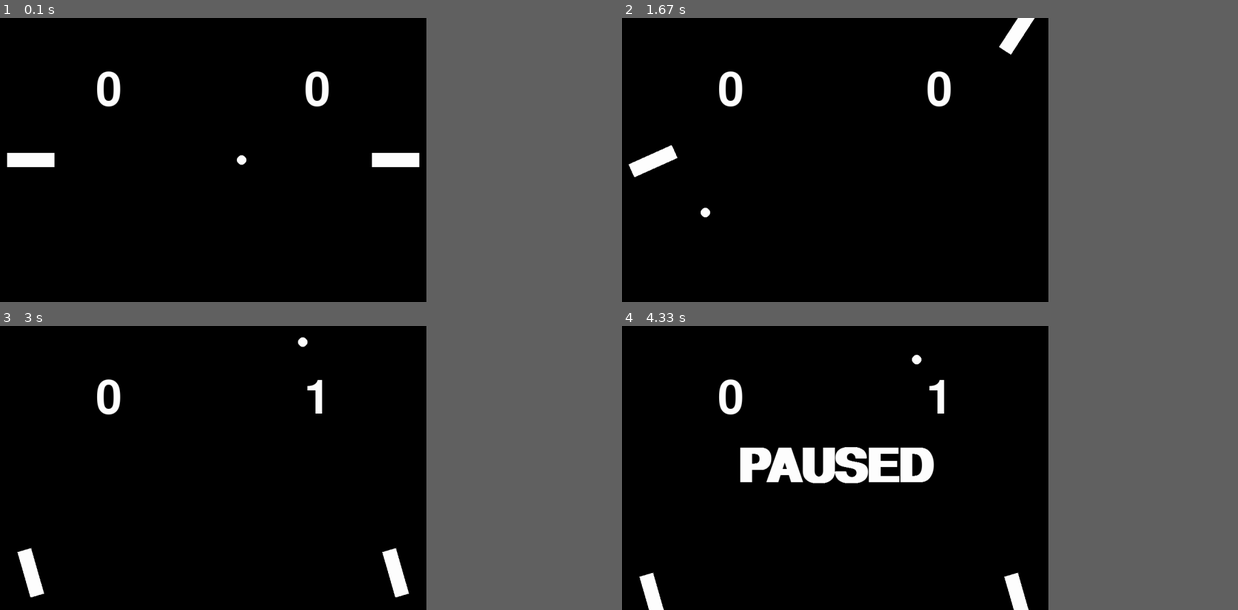
Above: before the commit, frames 1-4 (two rows, left to right).
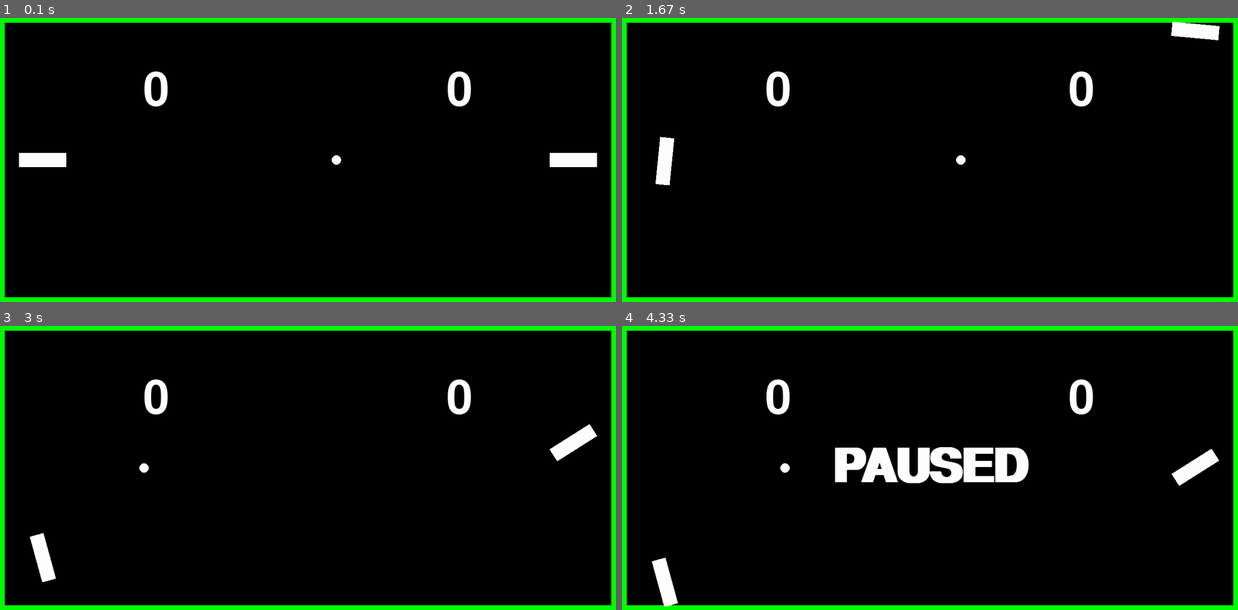
Above: after the commit, the same moments.

Repository: ericxu-25/mugic-pypong
Game: pygame game, started from pypong.py
The game is run twice, just before and just after one commit, with the same random seed, the same clock (stepped at 60 frames per second) and the same inputs.
Inputs:
- Up to frame 1 (0.1 s): no input
- Up to frame 2 (1.67 s): hold S 0.33-0.8 s; hold Right 0.33-0.8 s; hold Right 0.83-1.3 s; hold D 0.83-1.3 s; hold Up 1.33-1.63 s; hold W 1.33-1.63 s
- Up to frame 3 (3 s): hold Right 1.67-2.13 s; hold D 1.67-2.13 s; hold Left 2.17-2.7 s; hold A 2.17-2.7 s; hold Down from 2.73 s (still down); hold S from 2.73 s (still down)
- Up to frame 4 (4.33 s): release Down at 3.03 s; release S at 3.03 s; hold P 3.07-3.47 s; hold Left 3.07-3.47 s; hold A 3.07-3.47 s
In our replay, the window is 623x415 before the commit and 900x415 after it. These sizes can differ from the game's own. Grey fills any space a smaller window leaves; there, only what the larger window draws over its background counts as a difference.

The runs differ from the first frame. In frame 1, 7.2% of the frame differs, in the area x 0-100%, y 0-100%; in frame 2, 7.4%; in frame 3, 7.7%; in frame 4, 11%.

Commit message:
WIP rotation physics, Window

Diff:
--- a/pypong.py
+++ b/pypong.py
@@ -25,9 +25,29 @@
     white = (255, 255, 255)
     green = (0, 255, 0)
 
-WIDTH, HEIGHT = 900, 600
+WIDTH, HEIGHT = 1300, 600
 
 # HELPERS
+class Key():
+    def __init__(self, key_event):
+        if key_event.type == pygame.KEYDOWN:
+            self.down = True
+        elif key_event.type == pygame.KEYUP:
+            self.down = False
+        if pygame.key.get_mods() & pygame.KMOD_SHIFT:
+            self.shift = True
+        else: self.shift = False
+        if pygame.key.get_mods() & pygame.KMOD_CTRL:
+            self.control = True
+        else: control = False
+        if pygame.key.get_mods() & pygame.KMOD_ALT:
+            self.alt = True
+        else: self.alt = False
+        self.key = key_event.key
+
+    def __eq__(self, other):
+        return self.key == other
+
 class GameSprite(pygame.sprite.DirtySprite):
     def __init__(self, game):
         super().__init__()
@@ -262,23 +282,24 @@
         return self
 
 class Game:
-    def __init__(self):
+    def __init__(self, w = None, h = None):
         self.name = "game"
-        self.fps = 30
         self.sprites = pygame.sprite.LayeredDirty()
         self._pause = False
-        self.vsync = 1
         padding = (10, 10, 10, 10)
-        self._init_screen(padding, WIDTH, HEIGHT)
+        self._window = Window(self)
+        if w == None: w = WIDTH
+        if h == None: h = HEIGHT
+        self._init_screen(padding, w, h)
 
     def _init_screen(self, padding, w, h):
         self._padding = padding
+        self.screen_ratio = w/h
         self._width = w - padding[0] - padding[1]
         self._height = h - padding[2] - padding[3]
-        self.screen_ratio = self._width/self._height
         self._scale = 1
         self.base_background = pygame.Surface((w, h))
-        self.base_background.fill(Color.black)
+        self.base_background.fill(Color.green)
         game_space = pygame.Rect((padding[0], padding[1]),
                                  (self._width, self._height))
         pygame.draw.rect(self.base_background,
@@ -287,120 +308,242 @@
         self.background = self.base_background
         self.refresh()
 
+    @property
+    def width(self):
+        return self._scale*(self._width + self._padding[0] + self._padding[1])
+
+    @property
+    def height(self):
+        return self._scale*(self._height + self._padding[1] + self._padding[2])
+
     def refresh(self):
-        self._redraw_screen()
+        self._redraw()
 
     def start(self):
         self.refresh()
         self._reset()
-        self.clock = pygame.time.Clock()
-        self.stop = False
-        while not self.stop:
-            self._tick()
-
-    def quit(self):
-        self.stop = True
 
     def _add_sprite(self, *sprites):
         self.sprites.add(sprites)
 
-    def _resize_screen(self, w, h):
+    def _resize(self, scale):
+        self._scale = scale
+        self.background = pygame.transform.scale(
+            self.base_background, (self.width, self.height))
+        for sprite in self.sprites:
+            sprite._update_image()
+        self.refresh()
+
+    def _draw_sprites(self):
+        self.sprites.clear(self.screen, self.background)
+        self.sprites.draw(self.screen)
+        pygame.display.update()
+
+    def _redraw(self):
+        scale = self._scale
+        self.screen = pygame.Surface((self.width, self.height))
+        self.screen.blit(self.background, (0, 0))
+        for sprite in self.sprites:
+            sprite._redraw()
+        self._draw_sprites()
+
+    def _handle_event(self, event):
+        if event.type in (pygame.KEYDOWN, pygame.KEYUP):
+            self._handle_key(event)
+
+    def unpause(self):
+        self._pause = False
+
+    def pause(self):
+        self._pause = True
+
+    def _game_loop(self):
+        self._update()
+        self.sprites.update()
+        self._draw_sprites()
+
+    def _tick(self):
+        if self._pause == False:
+            self._game_loop()
+
+    @property
+    def left(self):
+        return 0
+
+    @property
+    def right(self):
+        return self._width
+
+    @property
+    def top(self):
+        return 0
+
+    @property
+    def bottom(self):
+        return self._height
+
+    @property
+    def fps(self):
+        return self._window.fps
+
+    @fps.setter
+    def fps(self, fps):
+        self._window.fps = fps
+
+    # functions to override
+    def _handle_key(self, event):
+        return
+
+    def _update(self):
+        return
+
+    def _reset(self):
+        return
+
+    def _save(self):
+        return
+
+    def _load(self):
+        return
+
+class Window:
+    def __new__(cls, game = None):
+        if not hasattr(cls, 'singleton'):
+            cls.singleton = super().__new__(cls)
+            cls.singleton.initialize()
+        if game != None: cls.singleton.addGame(game)
+        return cls.singleton
+
+    def initialize(self):
+        global WIDTH
+        global HEIGHT
+        self.name = "Nameless Window"
+        self.vsync = 1
+        self.games = set()
+        self.focused_games = set()
+        self.fps = 30
+        padding = [10, 10, 10, 10]
+        self._init_window(padding, WIDTH, HEIGHT)
+
+
+    def _init_window(self, padding, w, h):
+        self._width = WIDTH
+        self._height = HEIGHT
+        self._padding = padding
+        self.screen_ratio = self._width / self._height
+        self._scale = 1
+        self.base_background = pygame.Surface((w, h))
+        self.base_background.fill(Color.white)
+        self._resize_window(WIDTH, HEIGHT)
+
+    def _handle_events(self):
+        for event in pygame.event.get():
+            self._handle_event(event)
+            for game in self.focused_games:
+                game._handle_event(event)
+
+    def _handle_event(self, event):
+        if event.type == pygame.QUIT:
+            self.quit()
+        elif event.type == pygame.VIDEORESIZE:
+            self._resize_window(event.w, event.h)
+            self._redraw()
+        elif event.type in (pygame.KEYDOWN, pygame.KEYUP):
+            self._handle_key(event)
+
+    def _handle_key(self, event):
+        key = Key(event)
+        if key == pygame.K_ESCAPE:
+           self.quit()
+
+    def _redraw(self):
+        for game in self.games:
+            game._redraw()
+
+    def _render_games(self):
+        for game in self.games:
+            game._tick()
+            self.window.blit(game.screen, game.window_position)
+        pygame.display.update()
+
+    def _resize_window(self, w, h):
         global WIDTH
         global HEIGHT
         if (WIDTH - w) != 0:
             WIDTH = w
-            HEIGHT = (1/self.screen_ratio) * w
+            HEIGHT = (1.0/self.screen_ratio) * w
         else:
             HEIGHT = h
             WIDTH = h * self.screen_ratio
         WIDTH = round(WIDTH)
         HEIGHT = round(HEIGHT)
-        self._scale = float(WIDTH)/self._width
+        self.window = pygame.display.set_mode(
+                        (WIDTH, HEIGHT),
+                        pygame.RESIZABLE, vsync = self.vsync)
+        pygame.display.set_caption(self.name)
+        self._scale = (float(WIDTH) /self._width)
         self.background = pygame.transform.scale(
                 self.base_background,
                 (WIDTH, HEIGHT))
-        for sprite in self.sprites:
-            sprite._update_image()
+        self.window.blit(self.background, (0, 0))
+        for game in self.games:
+            game._resize(self._scale)
+            self._update_game_position(game)
         self.refresh()
 
-    def _draw_sprites(self):
-        self.sprites.clear(self.screen, self.background)
-        self.sprites.draw(self.screen)
-        pygame.display.update()
-
-    def _redraw_screen(self):
-        self.screen = pygame.display.set_mode(
-                (WIDTH, HEIGHT),
-                pygame.RESIZABLE, vsync = self.vsync)
+    def _update_game_position(self, game):
+        game.window_position = (game._window_position[0] * self._scale,
+                                game._window_position[1] * self._scale)
+
+    def refresh(self):
+        self._render_games()
+
+    def setName(name):
+        self.name = name
         pygame.display.set_caption(self.name)
-        self.screen.fill(Color.white)
-        scale = self._scale
-        self.screen.blit(self.background, (0, 0))
-        for sprite in self.sprites:
-            sprite._redraw()
-        self._draw_sprites()
-
-    def _handle_events(self):
-        for event in pygame.event.get():
-            self._handle_event(event)
-
-    def _handle_event(self, event):
-        if event.type == pygame.QUIT:
-            self.quit()
-        elif event.type in (pygame.KEYDOWN, pygame.KEYUP):
-            self._handle_key(event)
-        elif event.type == pygame.VIDEORESIZE:
-            self._resize_screen(event.w, event.h)
-            self._redraw_screen()
-
-    def unpause(self):
-        self._pause = False
-
-    def pause(self):
-        self._pause = True
-
-    def _game_loop(self):
-        self._update()
-        self.sprites.update()
-        self._draw_sprites()
+
+    def addGame(self, game: Game, position = (0, 0), focus = True):
+        self.games.add(game)
+        self.moveGameTo(game, *position)
+        self.focusGame(game, focus)
+        return self
+
+    def removeGame(self, game):
+        self.games.remove(game)
+
+    def focusGame(self, game: Game, focus):
+        if focus: self.focused_games.add(game)
+        else: self.focused_games.remove(game)
+
+    def moveGameTo(self, game, x, y):
+        game._window_position = (x, y)
+        self._update_game_position(game)
+
+    def moveGame(self, game, dx, dy):
+        game._window_position = (game.window_position + dx,
+                                game.window_position + dy)
+        self._update_game_position(game)
+
+    def moveGameCenterTo(self, game, cx, cy):
+        game._window_position = (cx - game._width//2,
+                                cy - game._height//2)
+        self._update_game_position(game)
+
+    def start(self):
+        for game in self.games:
+            game.start()
+        self.clock = pygame.time.Clock()
+        self.stop = False
+        while not self.stop:
+            self._tick()
+
+    def quit(self):
+        self.stop = True
 
     def _tick(self):
         self._handle_events()
-        if self._pause == False:
-            self._game_loop()
+        self._render_games()
         last_tick = self.clock.tick(self.fps)
-
-    @property
-    def left(self):
-        return 0
-
-    @property
-    def right(self):
-        return self._width
-
-    @property
-    def top(self):
-        return 0
-
-    @property
-    def bottom(self):
-        return self._height
-
-    # functions to override
-    def _handle_key(self, event):
-        return
-
-    def _update(self):
-        return
-
-    def _reset(self):
-        return
-
-    def _save(self):
-        return
-
-    def _load(self):
-        return
 
 # PONG implementation
 class Striker(GameSprite):
@@ -409,10 +552,11 @@
         self.velocity = 0
         self.rot_velocity = 0
 
-    def setup(self, speed, color, wh, friction, accel, power, grip, elasticity):
+    def setup(self, color, wh, friction, speed, accel, rot_speed, rot_accel, power, grip, elasticity):
         self.speed = 15 * (speed/10.0)
-        self.rot_speed = 5 * (speed/10.0)
         self.accel = 5 * (accel/10.0)
+        self.rot_speed = 10 * (rot_speed/10.0)
+        self.rot_accel = 2 * (rot_accel/10.0)
         self.color = color
         self.friction = 0.8 * (10.0/friction)
         self.elasticity = 1.0 - 0.6 / (elasticity/10.0 + 0.6)
@@ -444,12 +588,12 @@
             self.velocity = -self.speed
 
     def _rotateRight(self):
-        self.rot_velocity -= self.accel
+        self.rot_velocity -= self.rot_accel
         if abs(self.rot_velocity) >= self.rot_speed:
             self.rot_velocity = -self.rot_speed
 
     def _rotateLeft(self):
-        self.rot_velocity += self.accel
+        self.rot_velocity += self.rot_accel
         if abs(self.rot_velocity) >= self.rot_speed:
             self.rot_velocity = self.rot_speed
 
@@ -496,7 +640,9 @@
 
     def bounceOnCeiling(self):
         next_y = self._y + self.velocity.y
+        next_x = self._x + self.velocity.x
         floor = self.game.bottom
+        right = self.game.right
         if next_y <= 0:
             self._y = 0
             self._bounce(pygame.math.Vector2(0, -1))
@@ -504,6 +650,13 @@
             self._y = floor - 2 * self.r
             self._bounce(pygame.math.Vector2(0, 1))
 
+        if next_x <= 0:
+            self._x = 0
+            self._bounce(pygame.math.Vector2(1, 0))
+        elif next_x + 2 * self.r >= right:
+            self._x = right - 2 * self.r
+            self._bounce(pygame.math.Vector2(-1, 0))
+
     def scoreOnPlayers(self):
         goals = self.game.goals # dict(striker, goal_zone)
         for striker, zone in goals.items():
@@ -518,7 +671,7 @@
                 self._bounceOnStriker(striker)
 
     def _unclipFromStriker(self, striker):
-        backstep = -(self.velocity + (0, -striker.velocity))
+        backstep = -self.velocity
         backstep.normalize_ip()
         limit = 3 * self._substeps
         while pygame.sprite.collide_mask(self, striker):
@@ -528,30 +681,86 @@
             if limit <= 0:
                 break
 
-    def _normalizedStrikerAngle(self, striker):
+    def _normalizedStrikerImpactAngle(self, striker):
         rotation = striker.rotation
         # use the offset from the striker to calculate
         # on which face the impact occured
-        striker_normal = pygame.math.Vector2(0, 0)
         offset_vector = pygame.math.Vector2(
                 self._cx - striker._cx,
-                (self._cy - striker._cy))
-        # rotate the vector to match unrotated virtual striker
-        offset_vector.rotate_ip(-striker.rotation)
+                self._cy - striker._cy)
+        # rotate the offset vector to match striker
+        offset_vector.rotate_ip(striker.rotation)
+        # determine which face is hit
         if (offset_vector.y > -striker._height//2 and
-            offset_vector.y < striker._height //2 and
-            offset_vector.x < 0):
-            striker_normal = pygame.math.Vector2(-1, 0)
-        elif (offset_vector.y <= -striker._height//2):
-            striker_normal = pygame.math.Vector2(0, 1)
-        elif (offset_vector.y >= striker._height//2):
-            striker_normal = pygame.math.Vector2(0, -1)
+            offset_vector.y < striker._height //2):
+            if offset_vector.x < striker._width//2:
+                striker_normal = pygame.math.Vector2(-1, 0)
+            else: striker_normal = pygame.math.Vector2(1, 0)
         else:
-            striker_normal = pygame.math.Vector2(1, 0)
-        print("face:", striker_normal)
+            if (offset_vector.y <= -striker._height//2):
+                striker_normal = pygame.math.Vector2(0, -1)
+            else:
+                striker_normal = pygame.math.Vector2(0, 1)
+        # calculate the resulting normal
         striker_normal.rotate_ip(-rotation)
-        print("final angle", striker_normal)
         return striker_normal
+
+    def _rotateHitOnStriker(self, striker):
+        final_vector = pygame.math.Vector2(0, 0)
+        if abs(striker.rot_velocity) <= 1: return final_vector
+        # first, test if the striker is rotating onto the ball
+        offset_vector = pygame.math.Vector2(
+                self._cx - striker._cx,
+                self._cy - striker._cy)
+        striker_normal = self._normalizedStrikerImpactAngle(striker)
+        scale = self.game._scale
+        hitting = None
+        for i in range(self._substeps):
+            future_striker_image = pygame.transform.rotate(striker.image,
+                                            striker.rot_velocity/self._substeps)
+            future_striker_mask = pygame.mask.from_surface(future_striker_image)
+            mask_offset = pygame.math.Vector2(
+               striker.rect.centerx - future_striker_image.get_width()/2,
+               striker.rect.centery - future_striker_image.get_height()/2)
+            mask_offset -= pygame.math.Vector2(self.rect.x, self.rect.y)
+            hitting = self.mask.overlap(future_striker_mask, mask_offset)
+
+            # debug drawing
+            self.game.screen.blit(self.game.background, (0, 0))
+            self.game.screen.blit(self.image, (400,400))
+            self.game.screen.blit(future_striker_image, (400 + mask_offset.x,
+                                                         400 + mask_offset.y))
+            if hitting == None:
+                continue
+            else:
+                print(self.mask.overlap_area(future_striker_mask, mask_offset))
+                break
+        if hitting == None:
+            print("not rotate hit!")
+            return final_vector
+        else:
+            print("rotate hit!")
+        # then, determine the direction and angle of the hit
+        striker_rot_hit_vector = striker_normal
+        future_offset = offset_vector.rotate(striker.rot_velocity)
+        rot_hit_speed = ((future_offset - offset_vector).magnitude()
+                         * striker.elasticity / self.mass)
+        if striker_rot_hit_vector.length() == 0:
+            print("error rotate hit")
+            return final_vector
+        striker_rot_hit_vector.scale_to_length(rot_hit_speed)
+        print(rot_hit_speed)
+        print(striker_rot_hit_vector)
+        if striker.rot_velocity > 0: striker.rot_velocity -= rot_hit_speed
+        else: striker.rot_velocity += rot_hit_speed
+
+        # debug drawing
+        line = pygame.draw.line(self.game.screen, Color.green,
+                                (400, 400),
+                                (400 + striker_rot_hit_vector.x * 30,
+                                 400 + striker_rot_hit_vector.y * 30))
+        # final_vector += striker_rot_hit_vector
+        return final_vector
 
 
     def _bounceOnStriker(self, striker):
@@ -559,37 +768,35 @@
         self._unclipFromStriker(striker)
         final_vector = pygame.math.Vector2(0, 0)
         # then calculate information about the collision
-        striker_normal = self._normalizedStrikerAngle(striker)
-        self.velocity = striker_normal
-        print("striker_angle:", striker.rotation)
-        print()
-        self.roll()
-        return
+        striker_normal = self._normalizedStrikerImpactAngle(striker)
         # reflect off the striker
-        self._bounce(-striker_normal)
-        self.velocity.scale_to_length(\
-                self.speed * striker.elasticity)
-        final_vector = self.velocity
+        reflect_vector = self.velocity.copy().reflect(striker_normal)
+        reflect_vector.scale_to_length(self.speed * striker.elasticity)
+        # final_vector = reflect_vector
         # apply modifications based on the striker's attributes
+        # modification 1: striker power
         striker_hit_vector = striker_normal.copy()
         striker_hit_vector.scale_to_length(striker.power/self.mass)
-        final_vector += striker_hit_vector
+        # final_vector += striker_hit_vector
+        # modification 2: striker grip
         grip_vector = pygame.math.Vector2(0,
                 striker.velocity * striker.grip / self.mass)
         grip_vector = grip_vector.rotate(-striker.rotation)
-        final_vector += grip_vector
         self.spin += grip_vector.y
         striker.velocity -= grip_vector.y * self.mass
+        # final_vector += grip_vector
+        # modification 3: striker rotation
+        final_vector += self._rotateHitOnStriker(striker)
         # apply final calculated vector
         if final_vector.magnitude() == 0:
             if striker_normal.magnitude() == 0:
                 self.velocity = offset_vector
             else:
-                self.velocity = striker_hit_vector
+                # self.velocity = striker_hit_vector
+                self.velocity *= -1
         else:
             self.velocity = final_vector
         self.speed = self.velocity.magnitude()
-        self.roll()
 
     def roll(self):
         self.speed -= self.rolling_friction/self._substeps
@@ -606,7 +813,7 @@
             self.roll()
             self.bounceOnCeiling()
             self.bounceOnStrikers()
-        self.scoreOnPlayers()
+        # self.scoreOnPlayers()
 
 class PONGGAME(Game):
     def __init__(self):
@@ -620,17 +827,21 @@
         striker_size = (100, 30)
         striker_speed = 10
         striker_accel = 10
+        striker_rot_speed = 10
+        striker_rot_accel = 10
         striker_color = Color.white
         striker_friction = 10
         striker_power = 10
         striker_grip = 10
         striker_elasticity = 10
         striker_parameters = (
-                striker_speed,
                 striker_color,
                 striker_size,
                 striker_friction,
+                striker_speed,
                 striker_accel,
+                striker_rot_speed,
+                striker_rot_accel,
                 striker_power,
                 striker_grip,
                 striker_elasticity)
@@ -697,6 +908,7 @@
         center_right = self._width - center_left
         self.striker_left.moveCenterTo(left, middle)
         self.striker_right.moveCenterTo(right, middle)
+        print(right, middle)
         for striker in (self.striker_right, self.striker_left):
             striker.rotateTo(0)
             striker.rot_velocity = 0
@@ -717,30 +929,27 @@
         self._reset()
 
     def _handle_key(self, event):
-        if event.type == pygame.KEYDOWN:
-            down = True
-        elif event.type == pygame.KEYUP:
-            down = False
-        if event.key in (pygame.K_UP,):
-            self.p1_up = down
+        key = Key(event)
+        if key in (pygame.K_UP,):
+            self.p1_up = key.down
         elif event.key in (pygame.K_DOWN,):
-            self.p1_dn = down
+            self.p1_dn = key.down
         elif event.key in (pygame.K_RIGHT,):
-            self.p1_rt = down
+            self.p1_rt = key.down
         elif event.key in (pygame.K_LEFT,):
-            self.p1_lt = down
+            self.p1_lt = key.down
         elif event.key in (pygame.K_w,):
-            self.p2_up = down
+            self.p2_up = key.down
         elif event.key in (pygame.K_s,):
-            self.p2_dn = down
+            self.p2_dn = key.down
         elif event.key in (pygame.K_a,):
-            self.p2_lt = down
+            self.p2_lt = key.down
         elif event.key in (pygame.K_d,):
-            self.p2_rt = down
-        elif event.key in (pygame.K_p,) and down:
+            self.p2_rt = key.down
+        elif key in (pygame.K_p,) and key.down:
             self._pause = not self._pause
             self._handle_pause()
-        elif event.key in (pygame.K_r,) and down:
+        elif key in (pygame.K_r,) and key.down:
             self._restart()
 
     def _update(self):
@@ -784,8 +993,9 @@
 # MAIN
 def main():
     pygame.init()
-    game = PONGGAME()
-    game.start()
+    window = Window()
+    window.addGame(PONGGAME())
+    window.start()
     pygame.quit()
 
 if __name__ == "__main__":
